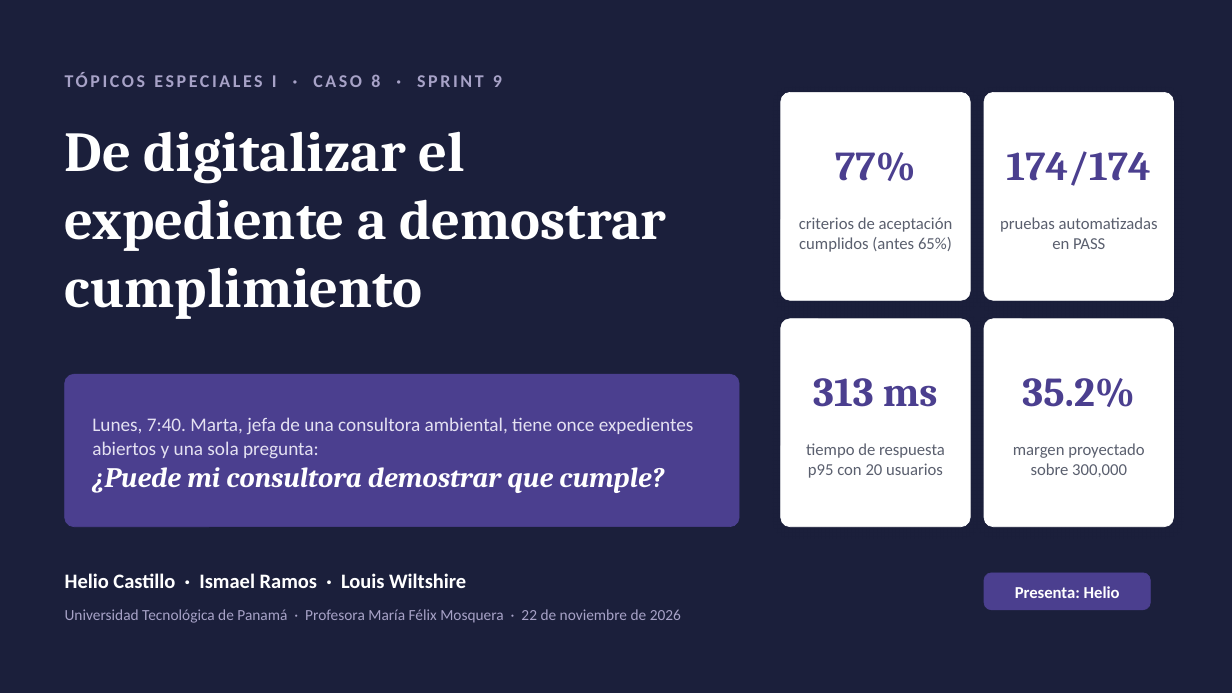
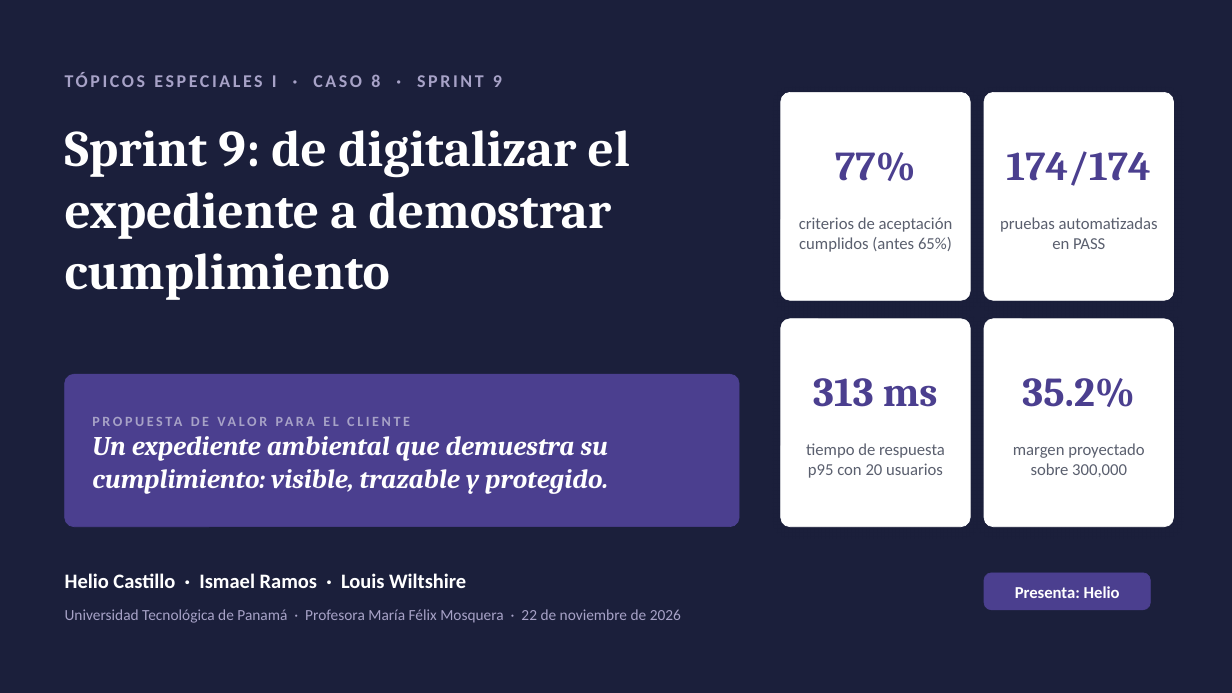
Before and after one commit to topicos127/Caso-8---Permisos-ambientales, a slide deck: slide 1 of docs/Presentacion_Sprint9_Caso8.pptx. Drawn at 1232x693 pixels with LibreOffice and Linux fonts; fonts in the diff are those of the drawing. Boxes give left, top, right and bottom in pixels: in the first picture for what was removed or moved away, otherwise in the second. Text is boxed around its words. In the diff, an @@ line names an element or a change of style, - is before the commit and + after.

```diff
--- a/docs/Presentacion_Sprint9_Caso8.pptx
+++ b/docs/Presentacion_Sprint9_Caso8.pptx
@@ text at [65,130,630,300]: text changed; size 44 to 40 pt @@
-De digitalizar el expediente a demostrar cumplimiento
+Sprint 9: de digitalizar el expediente a demostrar cumplimiento
@@ text at [92,436,608,494]: text changed; size 15 to 21 pt; font Calibri to Cambria; text colour #E4E1F2 to #FFFFFF; bold on; italic on @@
-Lunes, 7:40. Marta, jefa de una consultora ambiental, tiene once expedientes abiertos y una sola pregunta:
-¿Puede mi consultora demostrar que cumple?
+PROPUESTA DE VALOR PARA EL CLIENTE
+Un expediente ambiental que demuestra su cumplimiento: visible, trazable y protegido.
```
Also in this commit, not shown: 8 other slides changed.
